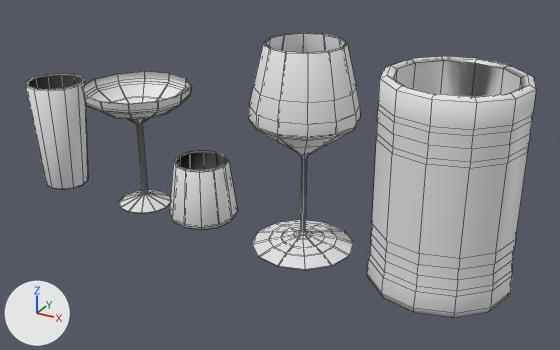
Two versions of the FBX model Assets/Graphics/Glasses/Bar Essentials.fbx, one commit apart.
The view is the same before and after, from a 50 mm camera at (0.346, -0.579, 0.322) aimed at (0.018, 0.017, 0.024). Every picture has the same lights, and +X, +Y and +Z are marked at lower left. The older version comes first. Mesh edges are drawn as thin lines.
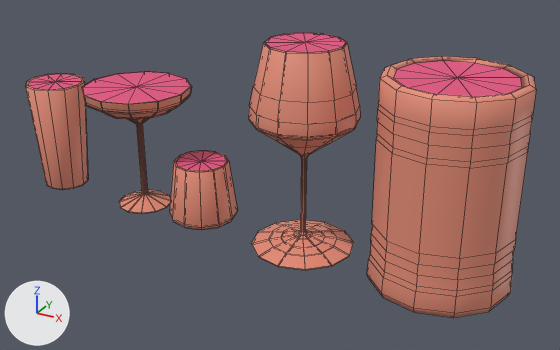
What changed in the scene script:
```text
Change mat_glass:
    mat_glass.base_color: (0.8, 0.8, 0.8) -> (0.8, 0.274, 0.189)  # white #e7e7e7 -> beige #e78f78
Change me_circle_010:
    remove me_circle_010.from_pydata(...)  # 204 vertices, 204 faces; spans x -0.0539..0.0539, y -0.0539..0.0539, z 0.0..0.1255
    add me_circle_010.from_pydata(...)  # 266 vertices, 276 faces; spans x -0.0539..0.0539, y -0.0539..0.0539, z 0.0..0.1255
    me_circle_010 part 5: a new loose piece of 62 vertices spanning x -0.0529..0.0529, y -0.0529..0.0529, z 0.0868..0.1252, in mat_drink (pink #e74f80)
    me_circle_010 part 6: 48 faces spanning x -0.0529..0.0529, y -0.0529..0.0529, z 0.0871..0.1255 switch from mat_internal (white #e7e7e7) to mat_glass (beige #e78f78)
    add me_circle_010.materials.append(mat_drink)  # pink #e74f80
Change me_circle_009:
    remove me_circle_009.from_pydata(...)  # 116 vertices, 114 faces; spans x -0.0341..0.0341, y -0.0341..0.0341, z 0.0..0.0609
    add me_circle_009.from_pydata(...)  # 169 vertices, 171 faces; spans x -0.0341..0.0341, y -0.0341..0.0341, z 0.0..0.0609
    me_circle_009 part 9: a new loose piece of 53 vertices spanning x -0.0322..0.0322, y -0.0322..0.0322, z 0.0018..0.0597, in mat_drink (pink #e74f80)
    me_circle_009 part 10: 45 faces spanning x -0.0322..0.0322, y -0.0322..0.0322, z 0.0018..0.0597 switch from mat_internal (white #e7e7e7) to mat_glass (beige #e78f78)
    add me_circle_009.materials.append(mat_drink)  # pink #e74f80
Change me_circle_007:
    remove me_circle_007.from_pydata(...)  # 286 vertices, 288 faces; spans x -0.062..0.062, y -0.062..0.114, z 0.0..0.182
    add me_circle_007.from_pydata(...)  # 310 vertices, 324 faces; spans x -0.062..0.062, y -0.062..0.114, z 0.0..0.182
    me_circle_007 part 1
    24 vertices are added at x -0.052..0.052, y -0.052..0.052, z 0.009..0.179
    36 new faces join them, mat_drink (pink #e74f80)
    me_circle_007 part 2: 12 faces spanning x -0.052..0.052, y -0.052..0.052, z 0.009..0.179 switch from mat_internal (white #e7e7e7) to mat_glass (beige #e78f78)
    add me_circle_007.materials.append(mat_drink)  # pink #e74f80
Change me_circle_008:
    remove me_circle_008.from_pydata(...)  # 348 vertices, 336 faces; spans x -0.049..0.049, y -0.049..0.049, z 0.0..0.193
    add me_circle_008.from_pydata(...)  # 446 vertices, 456 faces; spans x -0.049..0.049, y -0.049..0.049, z 0.0..0.193
    me_circle_008 part 7: 98 vertices added at x -0.047..0.047, y -0.047..0.047, z 0.093..0.193
    me_circle_008 part 8: 96 faces spanning x -0.047..0.047, y -0.047..0.047, z 0.093..0.193 switch from mat_internal (white #e7e7e7) to mat_glass (beige #e78f78)
    add me_circle_008.materials.append(mat_drink)  # pink #e74f80
Change me_circle_011:
    remove me_circle_011.from_pydata(...)  # 90 vertices, 89 faces; spans x -0.0308..0.0308, y -0.0308..0.0308, z 0.0..0.1151
    add me_circle_011.from_pydata(...)  # 115 vertices, 113 faces; spans x -0.0308..0.0308, y -0.0308..0.0308, z 0.0..0.1151
    me_circle_011 part 3: a new loose piece of 25 vertices spanning x -0.0277..0.0277, y -0.0277..0.0277, z 0.0027..0.1144, in mat_drink (pink #e74f80)
    me_circle_011 part 4: 12 faces spanning x -0.0277..0.0277, y -0.0277..0.0277, z 0.0027..0.1144 switch from mat_internal (white #e7e7e7) to mat_glass (beige #e78f78)
    add me_circle_011.materials.append(mat_drink)  # pink #e74f80
```

What differs and where, as boxes [x1, y1, x2, y2] in the pictures (560 x 350 px):
'Circle', recoloured, reshaped (white to pink)
    both: [367, 56, 536, 318]
'Circle.001', recoloured, reshaped (white to pink)
    both: [248, 33, 360, 270]
'Circle.004', recoloured, reshaped (white to beige)
    both: [25, 73, 88, 189]
'Circle.003', recoloured, reshaped (white to beige)
    both: [81, 71, 192, 213]
'Circle.002', recoloured, reshaped (white to pink)
    both: [169, 150, 237, 230]
part 1 of me_circle_007, added (pink)
    after: [393, 61, 522, 97]
part 2 of me_circle_007, recoloured
    before: [393, 61, 522, 97]
part 3 of me_circle_011, added (pink)
    after: [28, 74, 82, 90]
part 4 of me_circle_011, recoloured
    before: [28, 74, 82, 90]
part 5 of me_circle_010, added (pink)
    after: [83, 72, 190, 103]
part 6 of me_circle_010, recoloured
    before: [83, 71, 190, 103]
    after: [84, 71, 190, 86]
part 7 of me_circle_008, added (pink)
    after: [265, 33, 346, 52]
part 8 of me_circle_008, recoloured
    before: [265, 33, 346, 52]
part 9 of me_circle_009, added (pink)
    after: [176, 152, 227, 171]
part 10 of me_circle_009, recoloured
    before: [176, 152, 227, 171]
